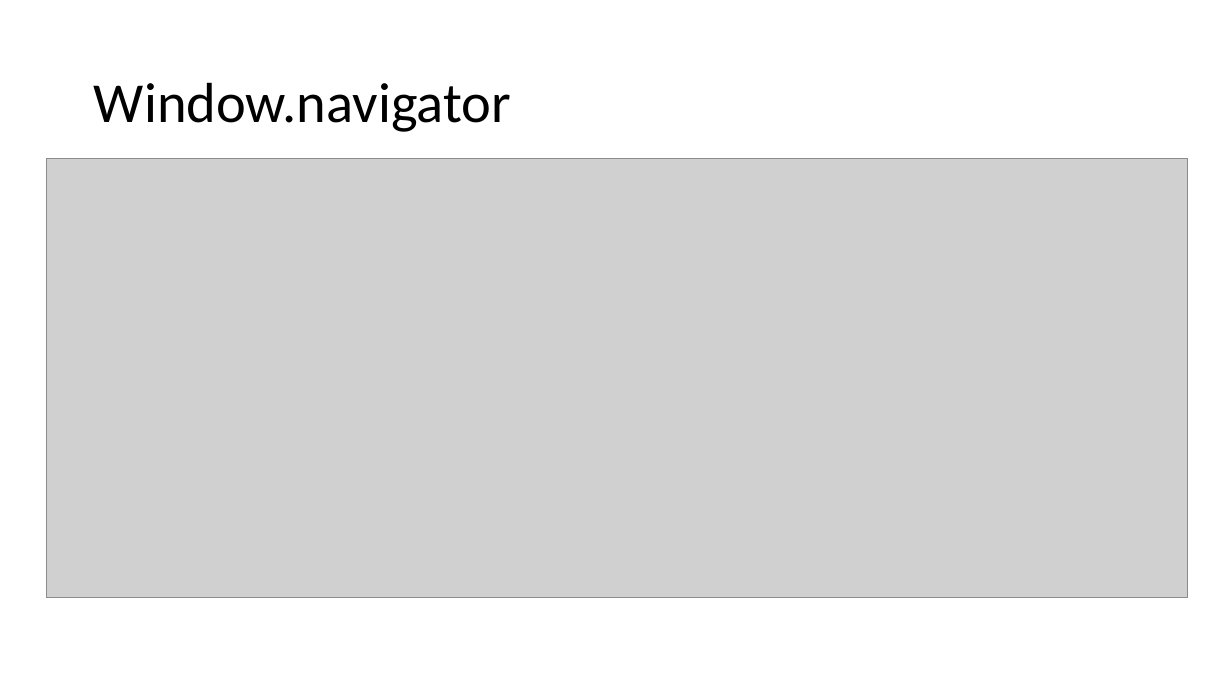
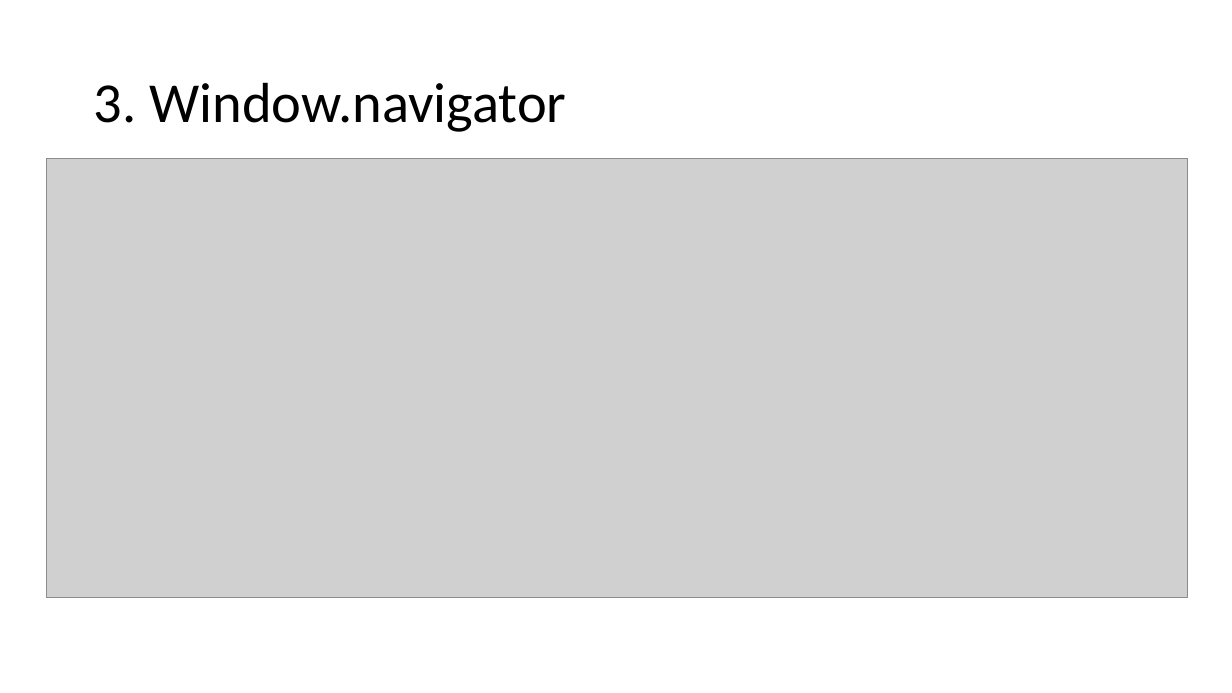
Before and after one commit to salman3009/newtownJuneBatch, a slide deck: slide 17 of 2022/June_Batch/5Javascript/others/new-version/7javascript - BOM.pptx (slide 16 before the commit). Drawn at 1232x693 pixels with LibreOffice and Linux fonts; fonts in the diff are those of the drawing; grey boxes stand for pictures. Boxes give left, top, right and bottom in pixels: in the first picture for what was removed or moved away, otherwise in the second. Text is boxed around its words. In the diff, an @@ line names an element or a change of style, - is before the commit and + after.

```diff
--- a/2022/June_Batch/5Javascript/others/new-version/7javascript - BOM.pptx
+++ b/2022/June_Batch/5Javascript/others/new-version/7javascript - BOM.pptx
@@ title at box(94, 82, 566, 132): text changed @@
-Window.navigator
+3. Window.navigator
```
Also in this commit, not shown: 1 other slide changed, 1 slide added, 17 other files.
